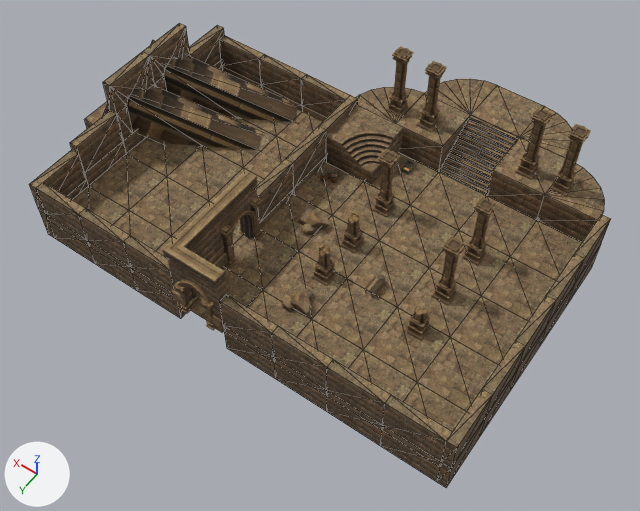
What one commit did to the COLLADA model resources/level/level1.dae.
Rendered twice from a 50 mm lens placed at (-0.257, 0.717, 0.716), pointed at (0.08, 0.246, -0.025). Lighting does not change. The marker at lower left points along +X, +Y and +Z. Mesh edges are drawn as thin lines on the coarser meshes. Where no turn or scale is listed for an object, it has been applied to the vertices.

In view in the first picture: 'Base_01_mesh.004', 'Floor_01_mesh.019', 'Floor_01_mesh.022', 'Floor_01_mesh.028', 'Stair_01_Mesh', 'Stair_Pool_06_Mesh', 'Wall_01_mesh.012', 'Wall_01_mesh.014', 'Wall_01_mesh.016', 'Wall_Arch_Corner_Preset_03_mesh', 'pCube2', 'pCube2.001'.
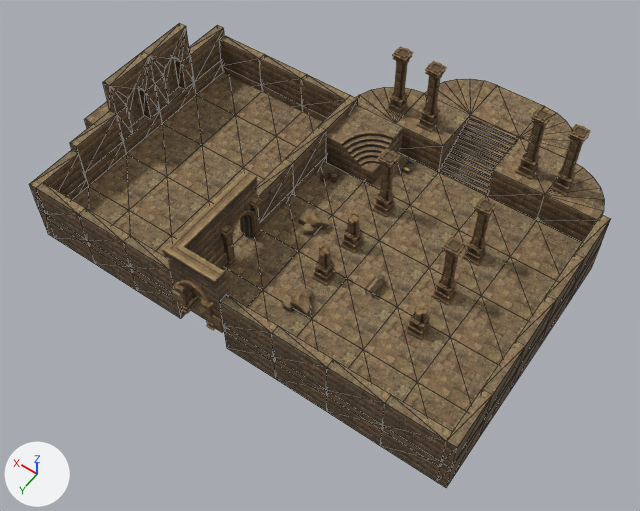
Pixel boxes (x1, y1, x2, y2) of what changed, in the pictures (640 x 511 px):
'pCube2.001', deleted (brown)
    before: (102, 85, 262, 150)
'pCube2', deleted (brown)
    before: (151, 40, 298, 122)
'Floor_01_mesh.013', unchanged, uncovered by the edit
    after: (162, 95, 235, 145)

Patch to the scene script:
```diff
--- a/resources/level/level1.dae.py
+++ b/resources/level/level1.dae.py
@@ ob_pcube2 @@
-ob_pcube2 = bpy.data.objects.new('pCube2', me_pcubeshape2)
-ob_pcube2.location = (0.286, 0.148, 0.015)
@@ ob_pcube2_001 @@
-ob_pcube2_001 = bpy.data.objects.new('pCube2.001', me_pcubeshape2_001)
-ob_pcube2_001.location = (0.284, 0.203, 0.009)
```
